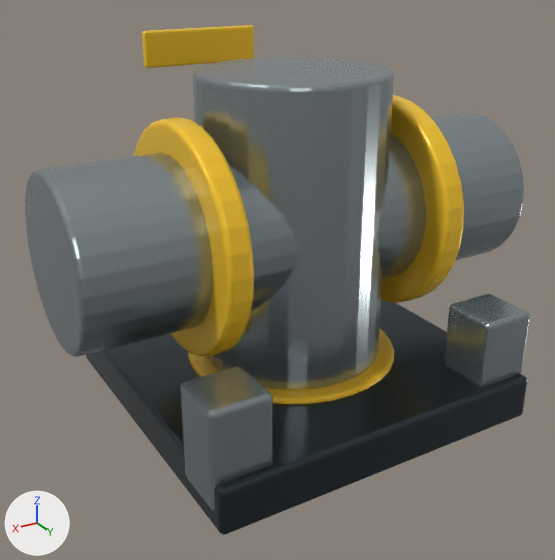
The glTF model assets/models/infrastructure/pipeline_junction/pipeline_junction_variant_a.glb, before and after one commit.
One viewpoint serves both versions: a 50 mm lens placed at (2.01, 3.21, 2.28), pointed at (0.09, 0.0, 0.67). Every picture has the same lights, and +X, +Y and +Z are marked at lower left. The picture after the commit comes second. Objects named as collision shapes, trigger or cutter boxes, shadow casters or lower levels of detail are left out. Where no turn or scale is listed for an object, it has been applied to the vertices.

Names of what the first picture shows: 'Asset ID plate', 'Branch left', 'Branch right', 'Flanged port', 'Flanged port.001', 'Flanged port.002', 'Foundation', 'Junction main', 'Service foot', 'Service foot.001'.
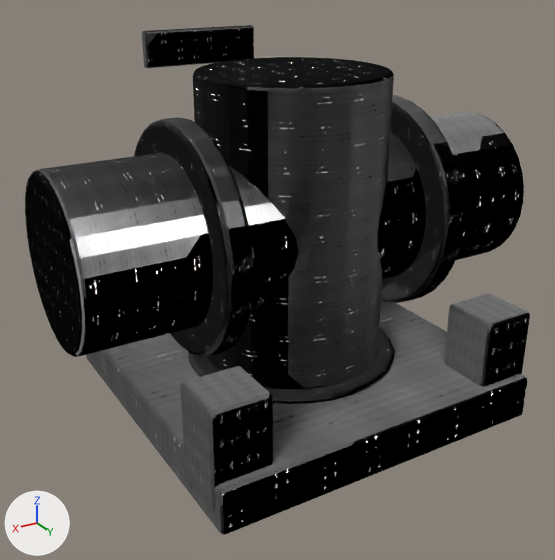
The newer file is also turned or shifted as a whole; pictures and numbers use the older file's frame.

The change, as JSON lines over the scene's bpy script:
```json
{"op": "add", "block": "img_metal_height", "code": ["img_metal_height = load_image('metal_height', '_unpacked/metal_height', 256, 256, 'Non-Color')"]}
{"op": "add", "block": "img_metal_albedo", "code": ["img_metal_albedo = load_image('metal_albedo', '_unpacked/metal_albedo', 256, 256, 'sRGB')"]}
{"op": "add", "block": "img_metal_roughness_002", "code": ["img_metal_roughness_002 = load_image('metal_roughness.002', '_unpacked/metal_roughness.002', 256, 256, 'Non-Color')"]}
{"op": "add", "block": "img_metal_roughness_001", "code": ["img_metal_roughness_001 = load_image('metal_roughness.001', '_unpacked/metal_roughness.001', 256, 256, 'Non-Color')"]}
{"op": "add", "block": "img_metal_roughness", "code": ["img_metal_roughness = load_image('metal_roughness', '_unpacked/metal_roughness', 256, 256, 'Non-Color')"]}
{"block": "mat_infrastructure_safety_yellow", "change": "nodes: BsdfPrincipled, OutputMaterial"}
{"block": "mat_infrastructure_safety_yellow", "change": "colours: yellow #ffcd2c"}
{"block": "mat_infrastructure_safety_yellow", "change": "nodes: BsdfPrincipled, Math, NormalMap, OutputMaterial, SeparateColor, TexImage x3"}
{"block": "mat_infrastructure_safety_yellow", "change": "uses the picture img_metal_albedo"}
{"block": "mat_infrastructure_safety_yellow", "change": "uses the picture img_metal_height"}
{"block": "mat_infrastructure_safety_yellow", "change": "uses the picture img_metal_roughness"}
{"block": "mat_infrastructure_brushed_steel", "change": "nodes: BsdfPrincipled, OutputMaterial"}
{"block": "mat_infrastructure_brushed_steel", "change": "colours: grey #9ea8ac"}
{"block": "mat_infrastructure_brushed_steel", "change": "nodes: BsdfPrincipled, Math, NormalMap, OutputMaterial, SeparateColor, TexImage x3"}
{"block": "mat_infrastructure_brushed_steel", "change": "uses the picture img_metal_albedo"}
{"block": "mat_infrastructure_brushed_steel", "change": "uses the picture img_metal_height"}
{"block": "mat_infrastructure_brushed_steel", "change": "uses the picture img_metal_roughness_001"}
{"block": "mat_infrastructure_graphite", "change": "nodes: BsdfPrincipled, OutputMaterial"}
{"block": "mat_infrastructure_graphite", "change": "colours: greyish blue #3c454b"}
{"block": "mat_infrastructure_graphite", "change": "nodes: BsdfPrincipled, Math, NormalMap, OutputMaterial, SeparateColor, TexImage x3"}
{"block": "mat_infrastructure_graphite", "change": "uses the picture img_metal_albedo"}
{"block": "mat_infrastructure_graphite", "change": "uses the picture img_metal_height"}
{"block": "mat_infrastructure_graphite", "change": "uses the picture img_metal_roughness_002"}
```

Location of each change, (x1, y1, x2, y2) in pixels of the pictures (555 x 560 px):
```json
{"object": "Junction main", "change": "surface changed", "before": [193, 57, 394, 390], "after": [193, 57, 394, 390], "on screen": "grey to black"}
{"object": "Branch right", "change": "surface changed", "before": [25, 153, 298, 357], "after": [25, 153, 298, 357], "on screen": "grey to black"}
{"object": "Foundation", "change": "surface changed", "before": [86, 300, 527, 535], "after": [86, 300, 527, 535]}
{"object": "Branch left", "change": "surface changed", "before": [377, 116, 524, 279], "after": [377, 116, 524, 279], "on screen": "grey to black"}
{"object": "Flanged port.002", "change": "surface changed", "before": [134, 117, 254, 357], "after": [134, 117, 254, 357], "on screen": "yellow to black"}
{"object": "Service foot.001", "change": "surface changed", "before": [180, 366, 273, 511], "after": [180, 366, 273, 511]}
{"object": "Flanged port.001", "change": "surface changed", "before": [381, 95, 464, 303], "after": [381, 95, 464, 303], "on screen": "yellow to black"}
{"object": "Service foot", "change": "surface changed", "before": [444, 294, 530, 387], "after": [444, 294, 530, 387]}
{"object": "Asset ID plate", "change": "surface changed", "before": [142, 25, 254, 68], "after": [142, 25, 254, 68], "on screen": "yellow to black"}
{"object": "Flanged port", "change": "surface changed", "before": [188, 328, 394, 404], "after": [188, 328, 394, 404], "on screen": "yellow to black"}
```
